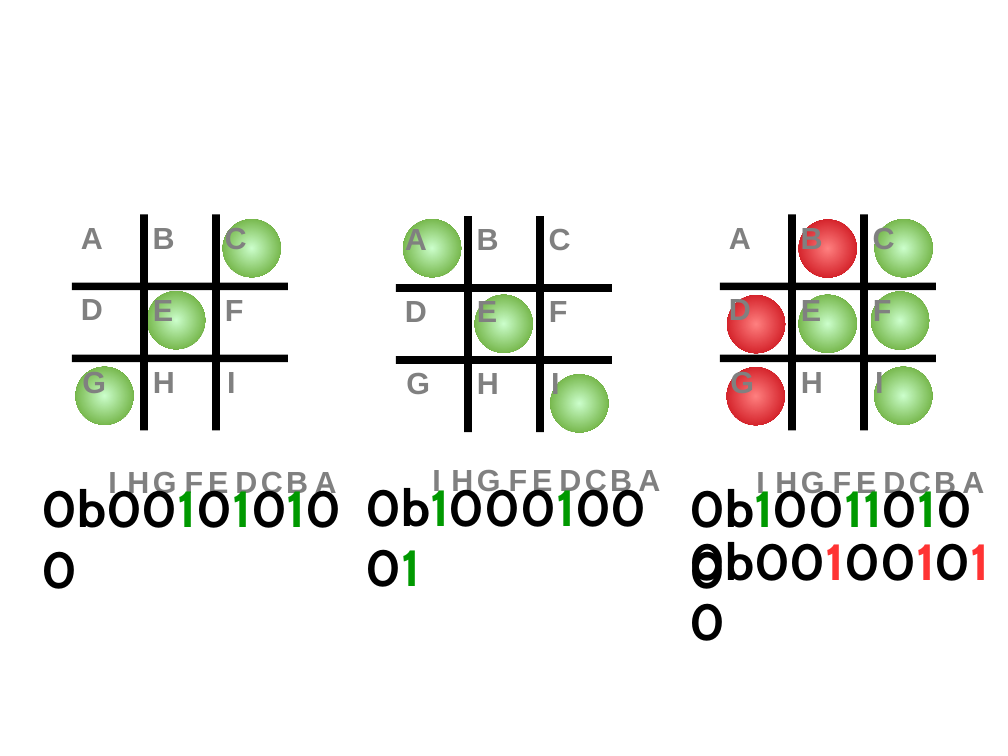
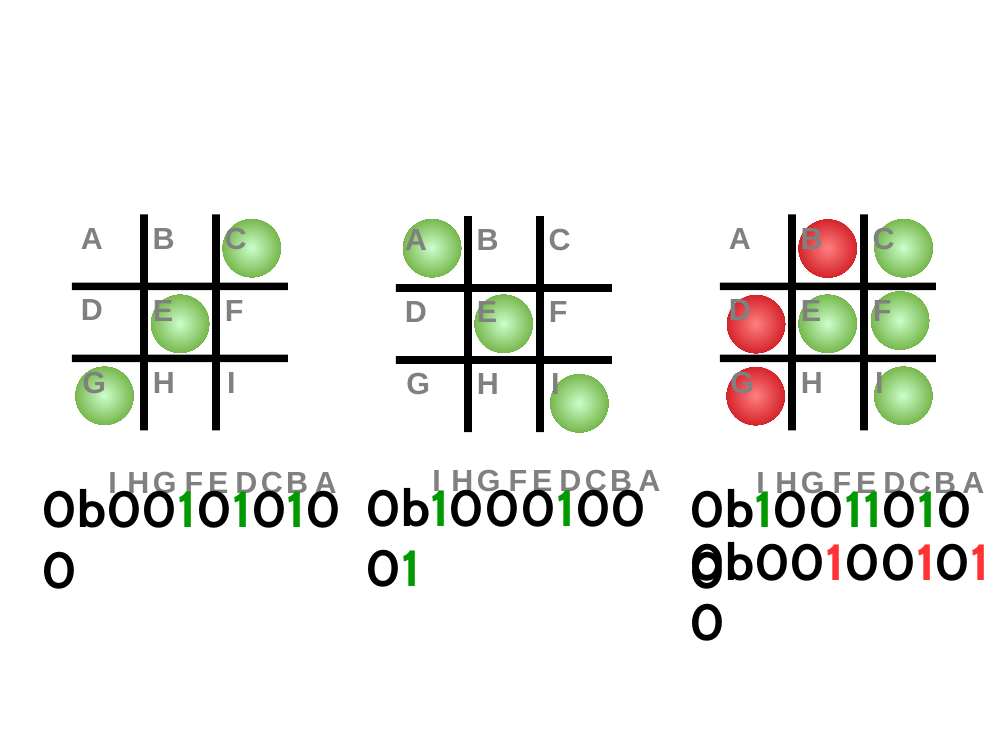
Before and after one commit to hotwolf/TicTacToe, a slide deck: slide 4 of Workshop/Software.odp. Drawn at 1008x756 pixels with LibreOffice and Linux fonts; fonts in the diff are those of the drawing. Boxes give left, top, right and bottom in pixels: in the first picture for what was removed or moved away, otherwise in the second. Text is boxed around its words. In the diff, an @@ line names an element or a change of style, - is before the commit and + after.

Commit message:
updated slides

```diff
--- a/Workshop/Software.odp
+++ b/Workshop/Software.odp
@@ ellipse: place and size @@
-ellipse at bbox=[147, 292, 205, 349]
+ellipse at bbox=[151, 295, 209, 352]
```
Also in this commit, not shown: 4 slides added, 2 slides removed.
